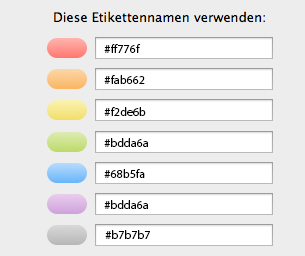
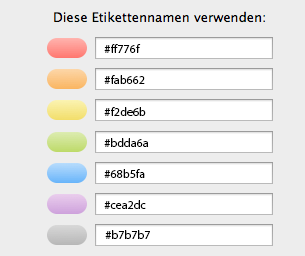
Comparing the layer stacks of the two (305, 256) images. Changes:
renamed "#bdda6a Kopie" to "#cea2dc", painted on it over [110, 200, 149, 209]
